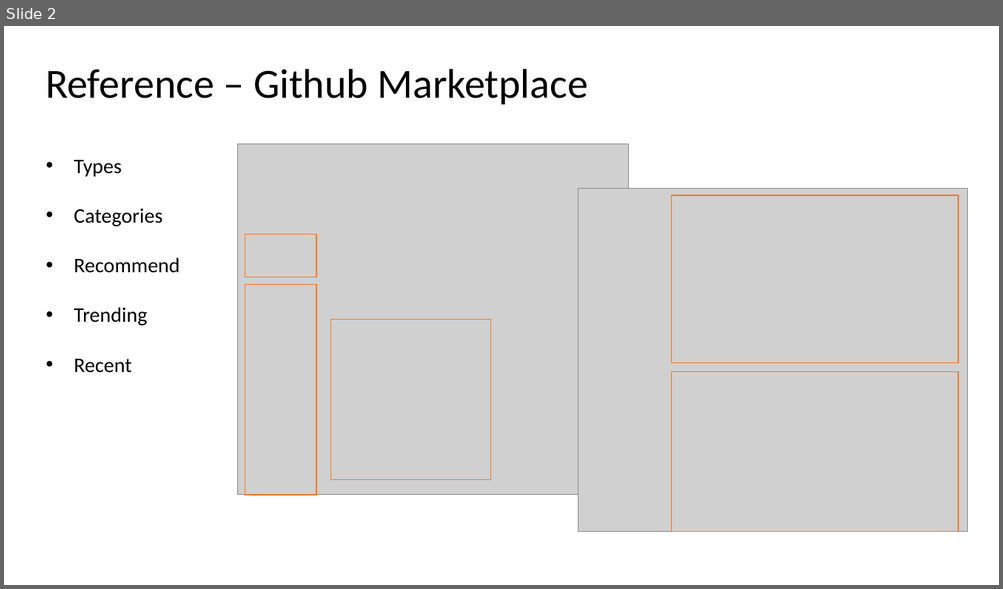
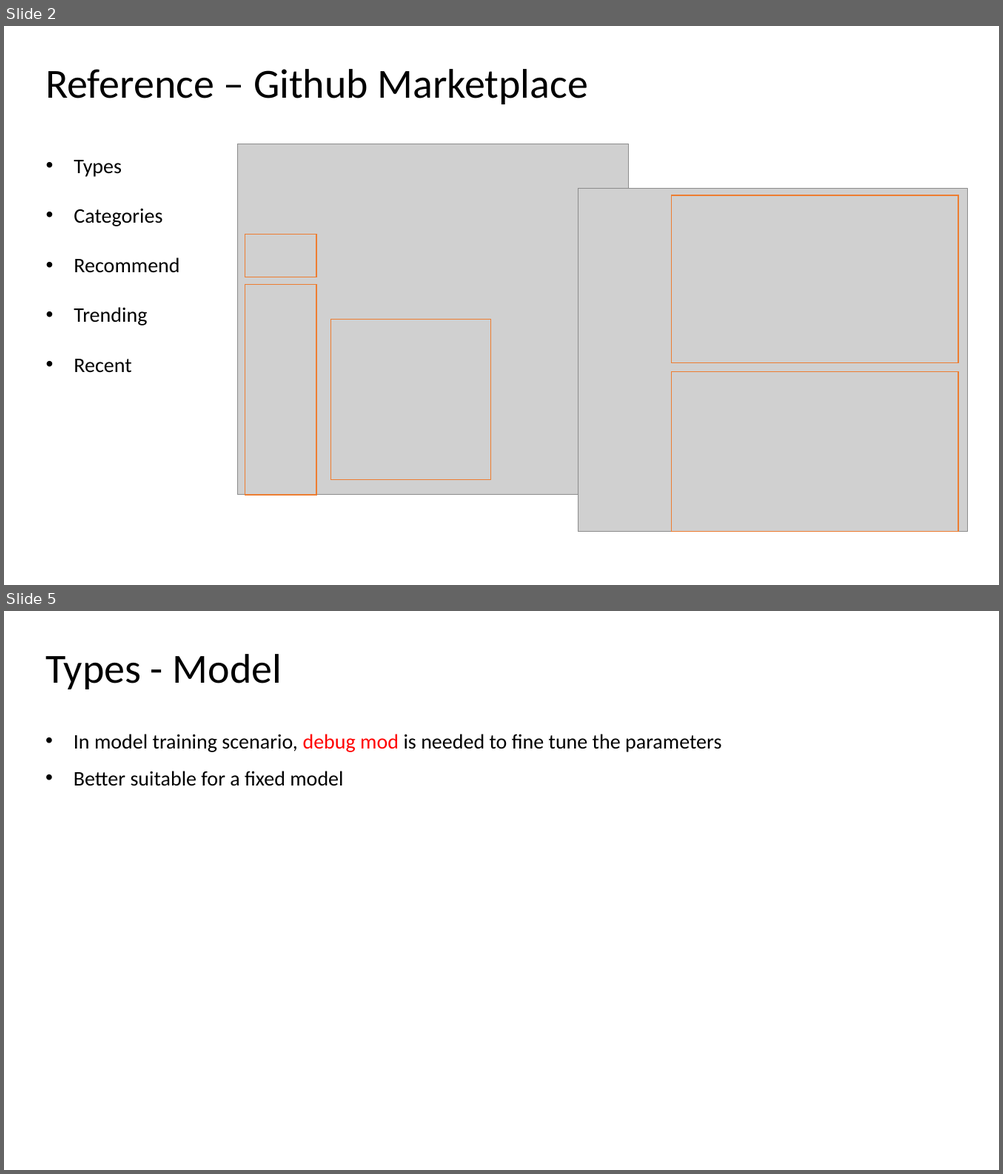
Before and after one commit to microsoft/openpaimarketplace, a slide deck: design/marketplace design user story.pptx. Shown one above the other, each under a label of ours: slide 2 before the commit, slides 2 and 5 after it; the slides between them are not shown. The pictures are 1003x589 and 1003x1174 pixels, drawn with LibreOffice and Linux fonts; fonts in the diff are those of the drawing; grey boxes stand for pictures. Boxes give left, top, right and bottom in pixels: in the first picture for what was removed or moved away, otherwise in the second. Text is boxed around its words. In the diff, an @@ line names an element or a change of style, - is before the commit and + after.

```diff
--- a/design/marketplace design user story.pptx
+++ b/design/marketplace design user story.pptx
@@ slide 5 added at (4, 611, 999, 1170), background #FFFFFF @@
@@ title added at (45, 654, 282, 689), 40 pt, text #000000 @@
+Types - Model
@@ text added at (74, 734, 721, 786), 20 pt, text #000000 @@
+• In model training scenario, debug mod is needed to fine tune the parameters
+• Better suitable for a fixed model
```
Also in this commit, not shown: 5 slides changed, 7 other slides added.
